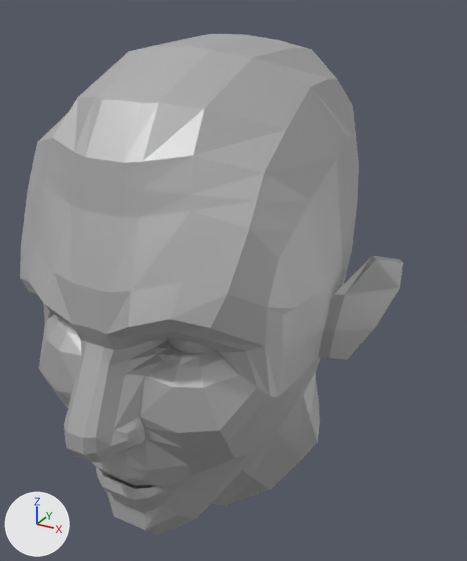
The glTF model backend/engine/head.glb as it was, and as the next commit left it.
The view is the same before and after, from a camera (50 mm lens) standing at (0.178, -0.297, 0.141) and looking at (-0.011, 0.047, -0.031). The lights are fixed; the arrows at lower left show +X, +Y and +Z. Vertices at the same position are counted once.

Script lines for the objects in view, before the commit:
```python
me_mesh = bpy.data.meshes.new('Mesh')
me_mesh.from_pydata(...)  # 1602 vertices, 3172 faces; spans x -0.095..0.095, y -0.122..0.116, z -0.174..0.122
me_mesh.materials.append(mat_head_mat)  # grey #bcbcbc
ob_head = bpy.data.objects.new('Head', me_mesh)
ob_head.location = (0.0, 0.0, 0.0)
```
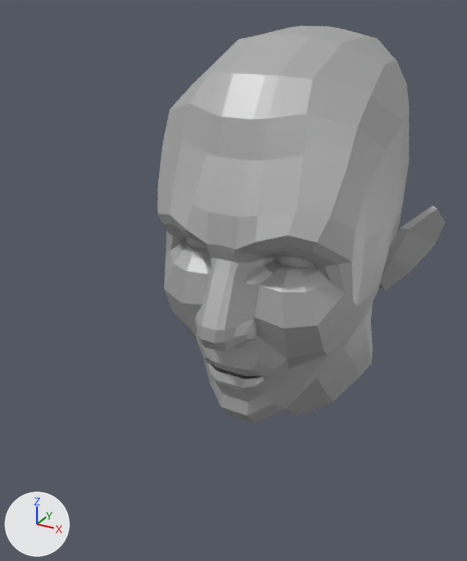
Edits to the bpy script that builds the scene:
```text
Change me_mesh:
    used by ob_head; location = (0.0, 0.0, 0.0)
    remove me_mesh.from_pydata(...)  # 1602 vertices, 3172 faces; spans x -0.095..0.095, y -0.122..0.116, z -0.174..0.122
    add me_mesh.from_pydata(...)  # 1602 vertices, 3184 faces; spans x -0.1..0.1, y -0.005..0.234, z -0.174..0.122
    me_mesh part 1: the loose piece of 806 vertices spanning x -0.073..0.073, y -0.122..0.116, z -0.174..0.122 is moved by (0.0, 0.117, 0.0)
    me_mesh part 2: the loose piece of 382 vertices spanning x 0.018..0.046, y -0.081..-0.058, z -0.019..0.009 is moved by (0.0, 0.117, 0.0)
    me_mesh part 3: the loose piece of 382 vertices spanning x -0.046..-0.018, y -0.081..-0.058, z -0.019..0.009 is moved by (0.0, 0.117, 0.0)
    me_mesh part 4: a new loose piece of 16 vertices spanning x 0.059..0.1, y 0.121..0.157, z -0.058..0.012, in mat_head_mat (grey #bcbcbc)
    me_mesh part 5: the loose piece of 16 vertices spanning x 0.065..0.095, y 0.004..0.072, z -0.06..0.011 is deleted
```

Pixel boxes [x1, y1, x2, y2] of what changed, in the pictures (467 x 561 px; the box of a moved part takes in the faces that stretch with it):
'Head', reshaped (25% narrower, 21% shorter)
    before: [20, 34, 403, 535]
    after: [158, 26, 445, 424]
part 1 of me_mesh, moved or reshaped
    before: [20, 34, 359, 532]
    after: [158, 26, 409, 424]
part 2 of me_mesh, moved or reshaped
    before: [168, 338, 214, 354]
    after: [275, 256, 314, 268]
part 3 of me_mesh, moved or reshaped (not visible before)
    after: [186, 236, 208, 249]
part 4 of me_mesh, added
    after: [379, 206, 445, 291]
part 5 of me_mesh, deleted
    before: [318, 256, 403, 360]
